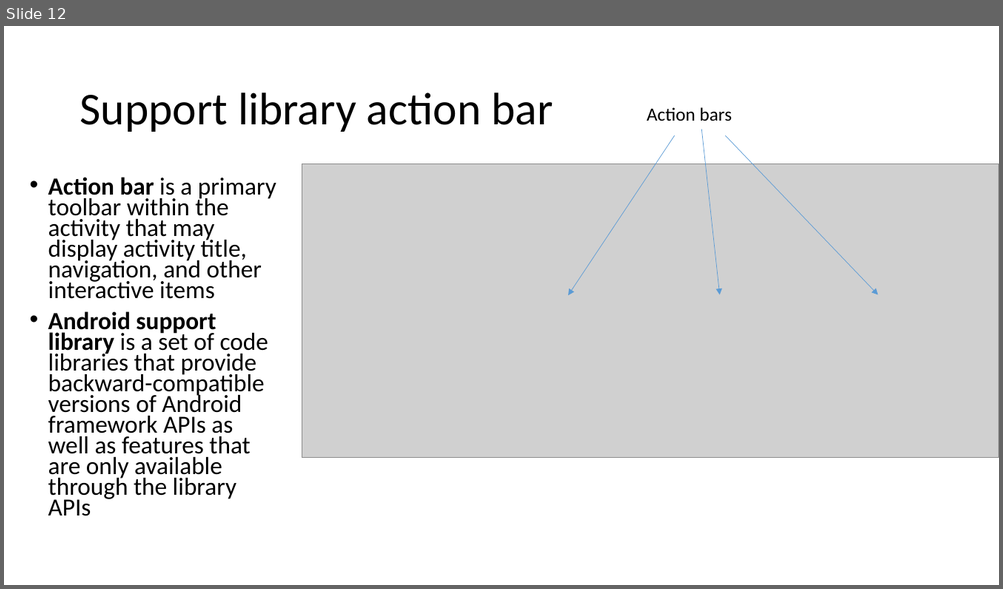
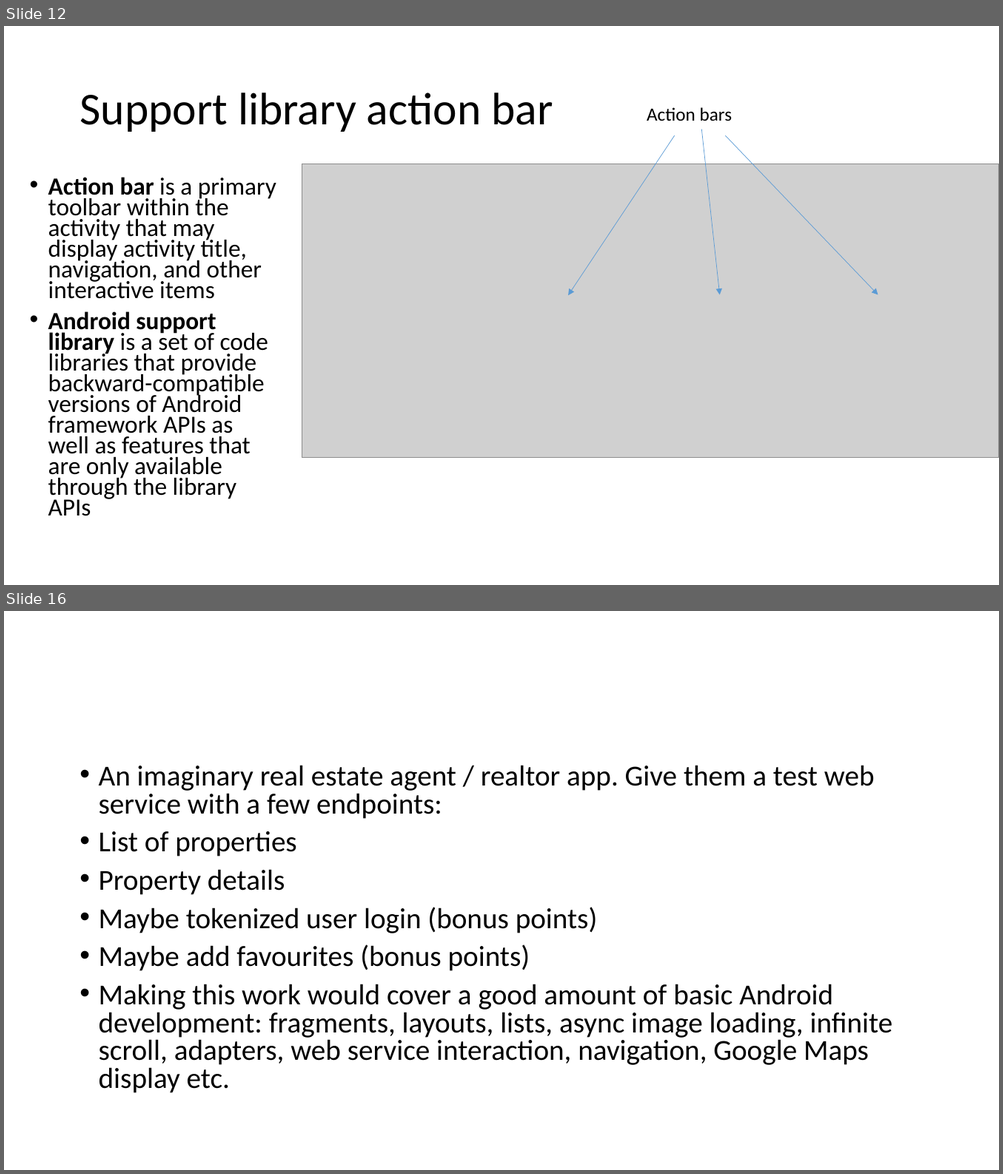
Before and after one commit to russellu/cs230, a slide deck: Lecture_HelloWorld.pptx. Shown one above the other, each under a label of ours: slide 12 before the commit, slides 12 and 16 after it; the slides between them are not shown. The pictures are 1003x589 and 1003x1174 pixels, drawn with LibreOffice and Linux fonts; fonts in the diff are those of the drawing; grey boxes stand for pictures. Boxes give left, top, right and bottom in pixels: in the first picture for what was removed or moved away, otherwise in the second. Text is boxed around its words. In the diff, an @@ line names an element or a change of style, - is before the commit and + after.

```diff
--- a/Lecture_HelloWorld.pptx
+++ b/Lecture_HelloWorld.pptx
@@ slide 16 added at (x1=4, y1=611, x2=999, y2=1170), background #FFFFFF @@
@@ text added at (x1=99, y1=765, x2=893, y2=1093), 28 pt, text #000000 @@
+• An imaginary real estate agent / realtor app. Give them a test web service with a few endpoints:
+• List of properties
+• Property details
+• Maybe tokenized user login (bonus points)
+• Maybe add favourites (bonus points)
+• Making this work would cover a good amount of basic Android development: fragments, layouts, lists, async image loading, infinite scroll, adapters, web service interaction, navigation, Google Maps display etc.
```
Also in this commit, not shown: 5 other slides added, 1 other file.
